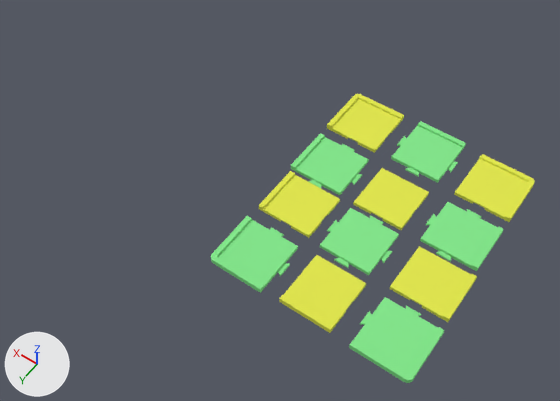
The Blender file editable/editable.blend as it was, and as the next commit left it.
Rendered twice from a 50 mm lens placed at (-21.0, 227.0, 334.0), pointed at (139.0, 3.0, -18.0). Every picture has the same lights, and +X, +Y and +Z are marked at lower left.

In view in the first picture: 'ChessBoard CenterColor01', 'ChessBoard CenterColor02.001', 'ChessBoard CornerColor01', 'ChessBoard CornerColor01.002', 'ChessBoard CornerColor02', 'ChessBoard CornerColor02.001', 'ChessBoard EdgeColor01', 'ChessBoard EdgeColor01.001', 'ChessBoard EdgeColor01.002', 'ChessBoard EdgeColor02', 'ChessBoard EdgeColor02.001', 'ChessBoard EdgeColor02.002'.
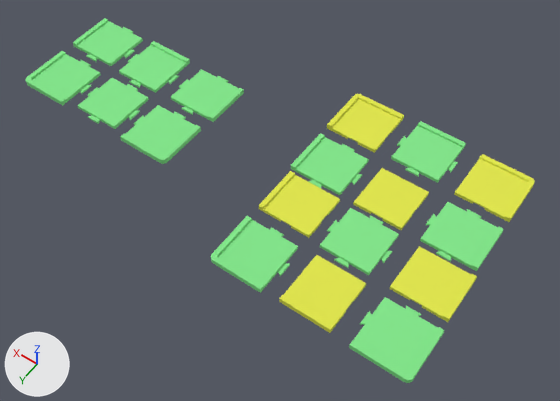
The edits, one by one:
Object 'ChessBoard EdgeColor01.003' (ob_chessboard_edgecolor01_003) is new; it shows a copy of the mesh of ob_chessboard_edgecolor01.
Its location is (257.5, -24.9, 0.0).
Its rotation in degrees is (0, 0, 180).
Object 'ChessBoard EdgeColor01.004' (ob_chessboard_edgecolor01_004) is new; it shows a copy of the mesh of ob_chessboard_edgecolor01.
Its location is (296.1, -26.5, 0.0).
Its rotation in degrees is (0, 0, -90).
Object 'ChessBoard CornerColor01.001' (ob_chessboard_cornercolor01_001) is new; it shows a copy of the mesh of ob_chessboard_cornercolor01.
Its location is (217.7, 13.7, 0.0).
Its rotation in degrees is (0, 0, -270).
Object 'ChessBoard EdgeColor01.005' (ob_chessboard_edgecolor01_005) is new; it shows a copy of the mesh of ob_chessboard_edgecolor01.
Its location is (216.1, -25.9, 0.0).
Its rotation in degrees is (0, 0, 90).
Object 'ChessBoard CornerColor01.003' (ob_chessboard_cornercolor01_003) is new; it shows a copy of the mesh of ob_chessboard_cornercolor01.
Its location is (296.0, 13.2, 0.0).
Object 'ChessBoard CenterColor01.001' (ob_chessboard_centercolor01_001) is new; it shows a copy of the mesh of ob_chessboard_centercolor01.
Its location is (256.8, 12.2, 0.0).

Location of each change, (x1, y1, x2, y2) in pixels of the pictures (560 x 401 px):
'ChessBoard CornerColor01.001', added (green)
    after: (120, 105, 201, 164)
'ChessBoard CornerColor01.003', added (green)
    after: (25, 51, 101, 106)
'ChessBoard EdgeColor01.005', added (green)
    after: (171, 69, 244, 122)
'ChessBoard CenterColor01.001', added (green)
    after: (77, 78, 149, 129)
'ChessBoard EdgeColor01.003', added (green)
    after: (119, 41, 190, 93)
'ChessBoard EdgeColor01.004', added (green)
    after: (73, 18, 143, 66)
